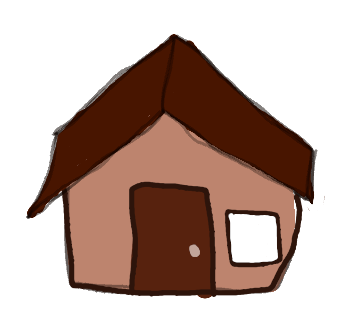
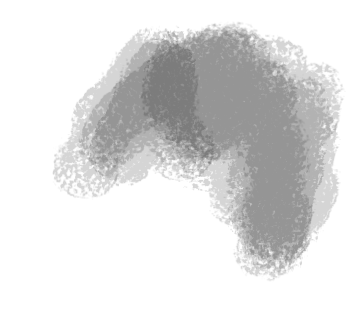
Two versions of the same layered image (356 × 319). Layer-by-layer changes:
hid "a #2" over <box>26,34,325,299</box>
added layer "shadow" over <box>52,21,346,283</box>
